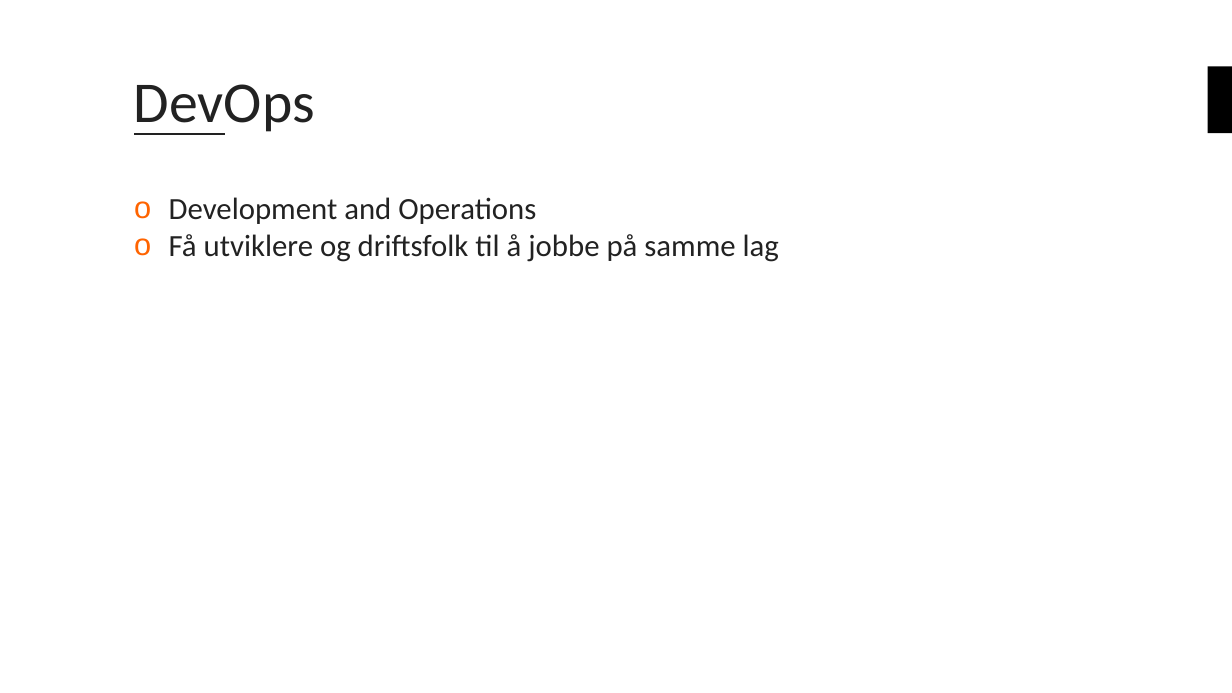
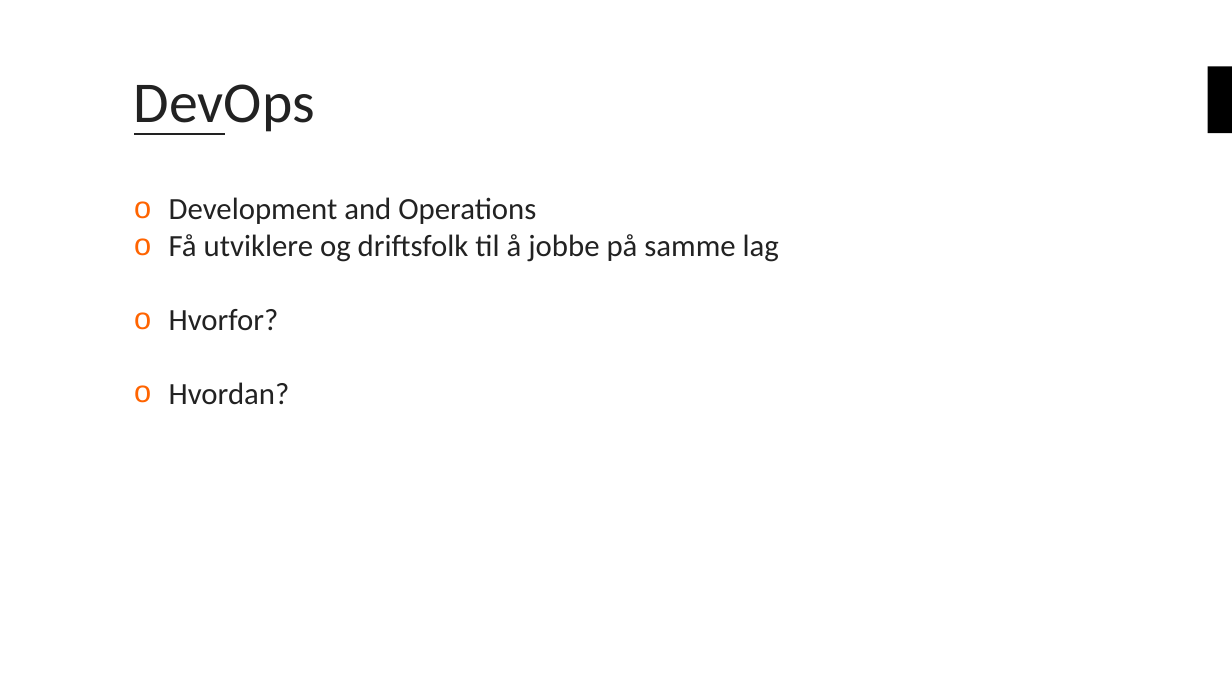
Before and after one commit to bouvet/azure-workshops, a slide deck: slide 6 of Workshop_2/Presentasjon/Azureskolen-Workshop#2.pptx. Drawn at 1232x693 pixels with LibreOffice and Linux fonts; fonts in the diff are those of the drawing; background and template pictures are left out. Boxes give left, top, right and bottom in pixels: in the first picture for what was removed or moved away, otherwise in the second. Text is boxed around its words. In the diff, an @@ line names an element or a change of style, - is before the commit and + after.

```diff
--- a/Workshop_2/Presentasjon/Azureskolen-Workshop#2.pptx
+++ b/Workshop_2/Presentasjon/Azureskolen-Workshop#2.pptx
@@ text at <box>169,309,290,405</box>: paragraphs added @@
+o Hvorfor?
+o Hvordan?
```
Also in this commit, not shown: 2 other slides changed, 2 slides added, 6 slides removed, 1 other file.
